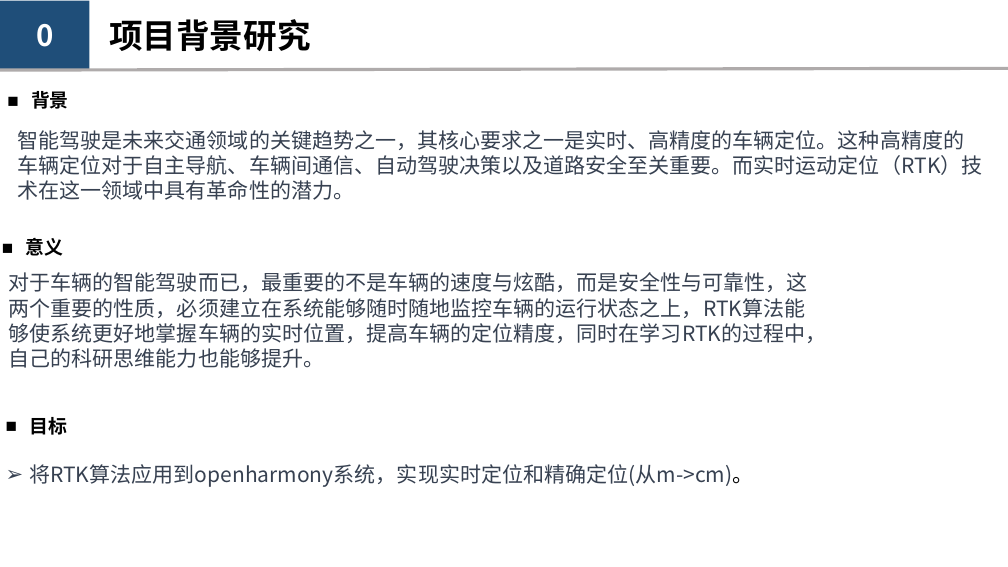
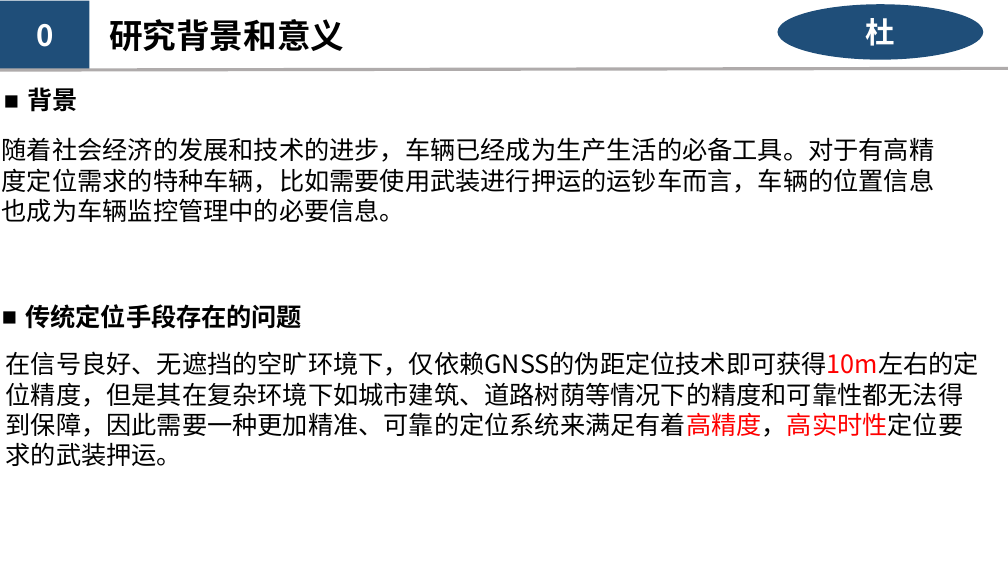
Before and after one commit to kashima19960/ppt-summary, a slide deck: slide 2 of du/RTK-Du.pptx. Drawn at 1008x567 pixels with LibreOffice and Linux fonts; fonts in the diff are those of the drawing. Boxes give left, top, right and bottom in pixels: in the first picture for what was removed or moved away, otherwise in the second. Text is boxed around its words. In the diff, an @@ line names an element or a change of style, - is before the commit and + after.

```diff
--- a/du/RTK-Du.pptx
+++ b/du/RTK-Du.pptx
@@ text at bbox=[109, 19, 344, 51]: text changed @@
-项目背景研究
+研究背景和意义
@@ ellipse added at bbox=[777, 5, 983, 60], fill #1F4E79, 28 pt, text #FFFFFF, bold @@
+杜
@@ text "背景" at bbox=[28, 87, 78, 112]: size 18 to 24 pt @@
@@ text added at bbox=[2, 137, 934, 222], 24 pt, text #000000 @@
+随着社会经济的发展和技术的进步，车辆已经成为生产生活的必备工具。对于有高精度定位需求的特种车辆，比如需要使用武装进行押运的运钞车而言，车辆的位置信息也成为车辆监控管理中的必要信息。
@@ text removed at bbox=[18, 130, 983, 200] @@
-智能驾驶是未来交通领域的关键趋势之一，其核心要求之一是实时、高精度的车辆定位。这种高精度的车辆定位对于自主导航、车辆间通信、自动驾驶决策以及道路安全至关重要。而实时运动定位（RTK）技术在这一领域中具有革命性的潜力。
@@ text removed at bbox=[26, 238, 64, 256] @@
-■ 意义
@@ text removed at bbox=[9, 272, 827, 368] @@
-对于车辆的智能驾驶而已，最重要的不是车辆的速度与炫酷，而是安全性与可靠性，这两个重要的性质，必须建立在系统能够随时随地监控车辆的运行状态之上，RTK算法能够使系统更好地掌握车辆的实时位置，提高车辆的定位精度，同时在学习RTK的过程中，自己的科研思维能力也能够提升。
@@ text added at bbox=[25, 304, 302, 329], 24 pt, text #000000, bold @@
+■ 传统定位手段存在的问题
@@ text added at bbox=[6, 351, 979, 466], 24 pt, text #000000 @@
+在信号良好、无遮挡的空旷环境下，仅依赖GNSS的伪距定位技术即可获得10m左右的定位精度，但是其在复杂环境下如城市建筑、道路树荫等情况下的精度和可靠性都无法得到保障，因此需要一种更加精准、可靠的定位系统来满足有着高精度，高实时性定位要求的武装押运。
@@ text removed at bbox=[29, 417, 67, 435] @@
-■ 目标
@@ text removed at bbox=[29, 464, 753, 487] @@
-➢ 将RTK算法应用到openharmony系统，实现实时定位和精确定位(从m->cm)。
```
Also in this commit, not shown: 8 other slides changed, 2 slides added, 1 slide removed, 1 other file.
